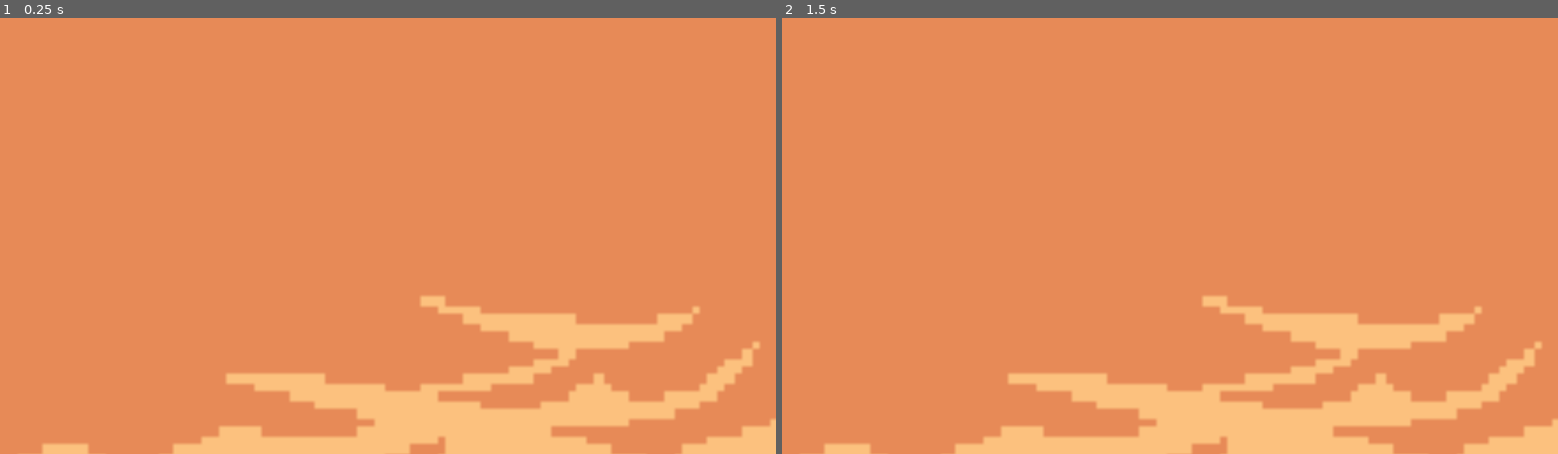
Above: before the commit, frames 1-2 (left to right).
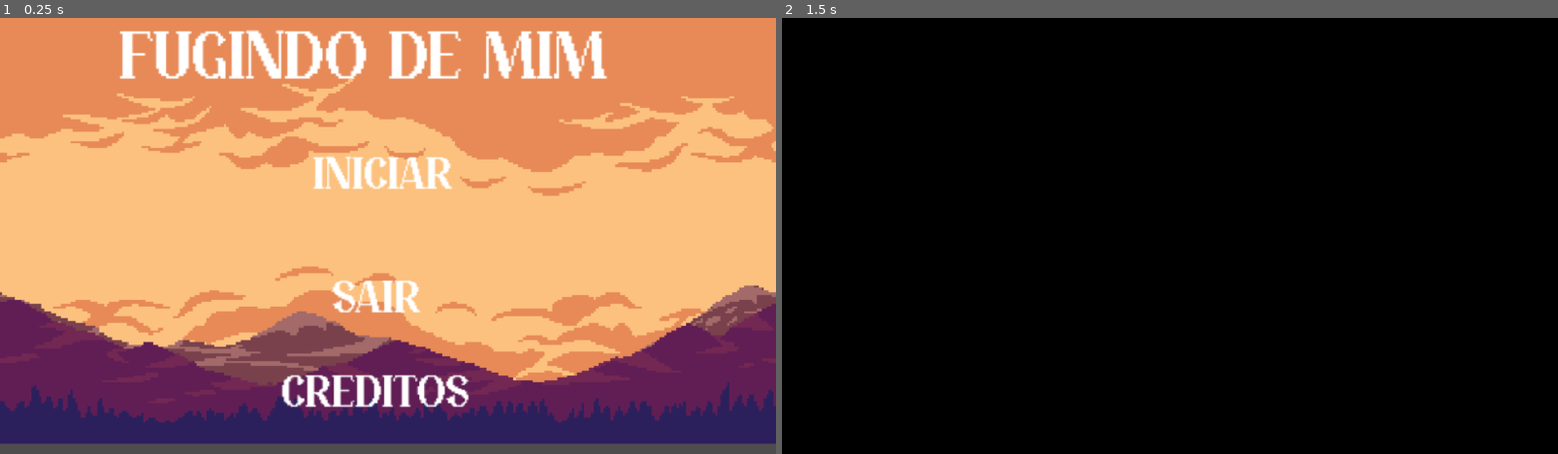
Above: after the commit, the same moments.

Repository: garibeirool/trabalho_de_jogos
Game: Godot game, scene res://Cenas/menu.tscn
The game is run twice, just before and just after one commit, with the same random seed, the same clock (stepped at 60 frames per second) and the same inputs.
Inputs (mouse positions are in pixels of both pictures, inside the frame that each line leads up to):
- Up to frame 1 (0.25 s): no input
- Up to frame 2 (1.5 s): click (1162, 392) at 0.5 s, where only the run after the commit has a clickable "CRÉDITOS"; tap Enter at 1.25 s

The runs differ from the first frame. In frame 1, 72% of the frame differs, in the area x 0-100%, y 2-100%; in frame 2, 100%, in the area x 0-100%, y 0-100%.

Commit message:
algumas coisas do jogo

Diff:
--- a/fugindo-de-mim/Cenas/menu.tscn
+++ b/fugindo-de-mim/Cenas/menu.tscn
@@ -1,7 +1,7 @@
-[gd_scene load_steps=7 format=3 uid="uid://c8bbx0wsho7h4"]
+[gd_scene format=3 uid="uid://c8bbx0wsho7h4"]
 
 [ext_resource type="Script" uid="uid://lhe7ygxr5gg" path="res://script/menu.gd" id="1_vpgfy"]
-[ext_resource type="Texture2D" uid="uid://duy66jjknn86x" path="res://4mc3gjak2uka1.png" id="2_eheat"]
+[ext_resource type="Texture2D" uid="uid://duy66jjknn86x" path="res://Cenas/4mc3gjak2uka1.png" id="2_eheat"]
 [ext_resource type="FontFile" uid="uid://bua2vksqo15sv" path="res://Star Crush.ttf" id="3_fapvr"]
 
 [sub_resource type="StyleBoxFlat" id="StyleBoxFlat_6nfbs"]
@@ -13,73 +13,83 @@
 [sub_resource type="StyleBoxFlat" id="StyleBoxFlat_124qo"]
 bg_color = Color(0.988235, 0.756863, 0.494118, 0)
 
-[node name="menu" type="Control"]
+[node name="menu" type="Control" unique_id=1653380626]
 layout_mode = 3
 anchors_preset = 15
 anchor_right = 1.0
 anchor_bottom = 1.0
+offset_left = -1.0
+offset_top = 1.0
+offset_right = -3.0
+offset_bottom = -3.0
 grow_horizontal = 2
 grow_vertical = 2
 script = ExtResource("1_vpgfy")
 
-[node name="TextureRect" type="TextureRect" parent="."]
-layout_mode = 0
-offset_right = 1154.0
-offset_bottom = 648.0
+[node name="TextureRect" type="TextureRect" parent="." unique_id=1174720279]
+layout_mode = 1
+anchors_preset = 15
+anchor_right = 1.0
+anchor_bottom = 1.0
+offset_left = 1.0
+offset_top = -1.0
+offset_right = 4.0
+offset_bottom = -1.0
+grow_horizontal = 2
+grow_vertical = 2
 texture = ExtResource("2_eheat")
+expand_mode = 1
 
-[node name="Titulo" type="Label" parent="."]
+[node name="Titulo" type="Label" parent="." unique_id=36145052]
 layout_mode = 1
-anchors_preset = 8
-anchor_left = 0.5
-anchor_top = 0.5
-anchor_right = 0.5
-anchor_bottom = 0.5
-offset_left = -285.0
-offset_top = -159.0
-offset_right = 285.0
-offset_bottom = -83.0
+anchors_preset = 15
+anchor_right = 1.0
+anchor_bottom = 1.0
+offset_left = 50.0
+offset_top = 3.0
+offset_right = 302.0
+offset_bottom = -97.0
 grow_horizontal = 2
 grow_vertical = 2
 theme_override_colors/font_outline_color = Color(0, 0, 0, 1)
 theme_override_constants/outline_size = 0
 theme_override_fonts/font = ExtResource("3_fapvr")
-theme_override_font_sizes/font_size = 79
+theme_override_font_sizes/font_size = 28
 text = "FUGINDO DE MIM"
 
-[node name="Iniciar" type="Button" parent="."]
+[node name="Iniciar" type="Button" parent="." unique_id=535363712]
 layout_mode = 0
-offset_left = 527.0
-offset_top = 284.0
-offset_right = 651.0
-offset_bottom = 324.0
+offset_left = 97.0
+offset_top = 44.0
+offset_right = 221.0
+offset_bottom = 84.0
 theme_override_colors/font_color = Color(1, 1, 1, 1)
 theme_override_fonts/font = ExtResource("3_fapvr")
-theme_override_font_sizes/font_size = 41
+theme_override_font_sizes/font_size = 19
 theme_override_styles/normal = SubResource("StyleBoxFlat_6nfbs")
 text = "INICIAR"
 
-[node name="Sair" type="Button" parent="."]
+[node name="Sair" type="Button" parent="." unique_id=730336583]
 layout_mode = 0
-offset_left = 552.0
-offset_top = 344.0
-offset_right = 630.0
-offset_bottom = 384.0
+offset_left = 118.0
+offset_top = 95.0
+offset_right = 196.0
+offset_bottom = 135.0
 theme_override_colors/font_color = Color(1, 1, 1, 1)
 theme_override_fonts/font = ExtResource("3_fapvr")
-theme_override_font_sizes/font_size = 41
+theme_override_font_sizes/font_size = 19
 theme_override_styles/normal = SubResource("StyleBoxFlat_d784s")
 text = "SAIR"
 
-[node name="Creditos" type="Button" parent="."]
+[node name="Creditos" type="Button" parent="." unique_id=60761656]
 layout_mode = 0
-offset_left = 500.0
-offset_top = 396.0
-offset_right = 675.0
-offset_bottom = 444.0
+offset_left = 69.0
+offset_top = 130.0
+offset_right = 244.0
+offset_bottom = 178.0
 theme_override_colors/font_color = Color(1, 1, 1, 1)
 theme_override_fonts/font = ExtResource("3_fapvr")
-theme_override_font_sizes/font_size = 41
+theme_override_font_sizes/font_size = 19
 theme_override_styles/normal = SubResource("StyleBoxFlat_124qo")
 text = "CRÉDITOS"
 
--- a/fugindo-de-mim/project.godot
+++ b/fugindo-de-mim/project.godot
@@ -8,11 +8,15 @@
 
 config_version=5
 
+[animation]
+
+compatibility/default_parent_skeleton_in_mesh_instance_3d=true
+
 [application]
 
 config/name="Fugindo de Mim"
 run/main_scene="uid://c8bbx0wsho7h4"
-config/features=PackedStringArray("4.4", "Forward Plus")
+config/features=PackedStringArray("4.7", "Forward Plus")
 config/icon="res://icon.svg"
 
 [display]
Renamed: fugindo-de-mim/4mc3gjak2uka1.png -> fugindo-de-mim/Cenas/4mc3gjak2uka1.png
Not shown, changed: fugindo-de-mim/Cenas/4mc3gjak2uka1.png.import
Binary file added: fugindo-de-mim/Cenas/Tilemap/battle_fase3_.png
Not shown, changed: fugindo-de-mim/Cenas/Tilemap/battle_fase3_.png.import
Binary file added: fugindo-de-mim/Cenas/Tilemap/dungeon_fase 2 (fantasma fase1).png
Not shown, added: fugindo-de-mim/Cenas/Tilemap/dungeon_fase 2 (fantasma fase1).png.import
Binary file added: fugindo-de-mim/Cenas/Tilemap/tilemap_packed.png
Not shown, added: fugindo-de-mim/Cenas/Tilemap/tilemap_packed.png.import
Binary file added: fugindo-de-mim/Cenas/Tilemap/town_fase2 chave.png
Not shown, added: fugindo-de-mim/Cenas/Tilemap/town_fase2 chave.png.import
Renamed: fugindo-de-mim/coracao_partido.tscn -> fugindo-de-mim/Cenas/coracao_partido.tscn
Renamed: fugindo-de-mim/jogo.tscn -> fugindo-de-mim/Cenas/jogo.tscn
(and 9 more such lines)
